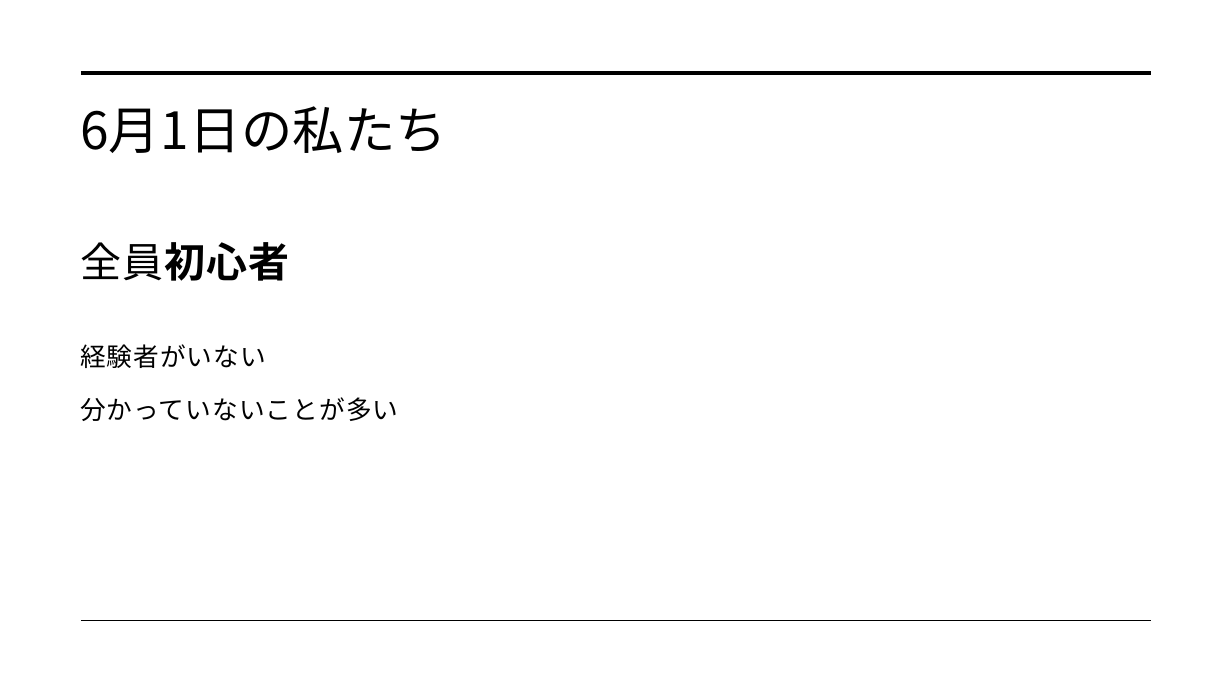
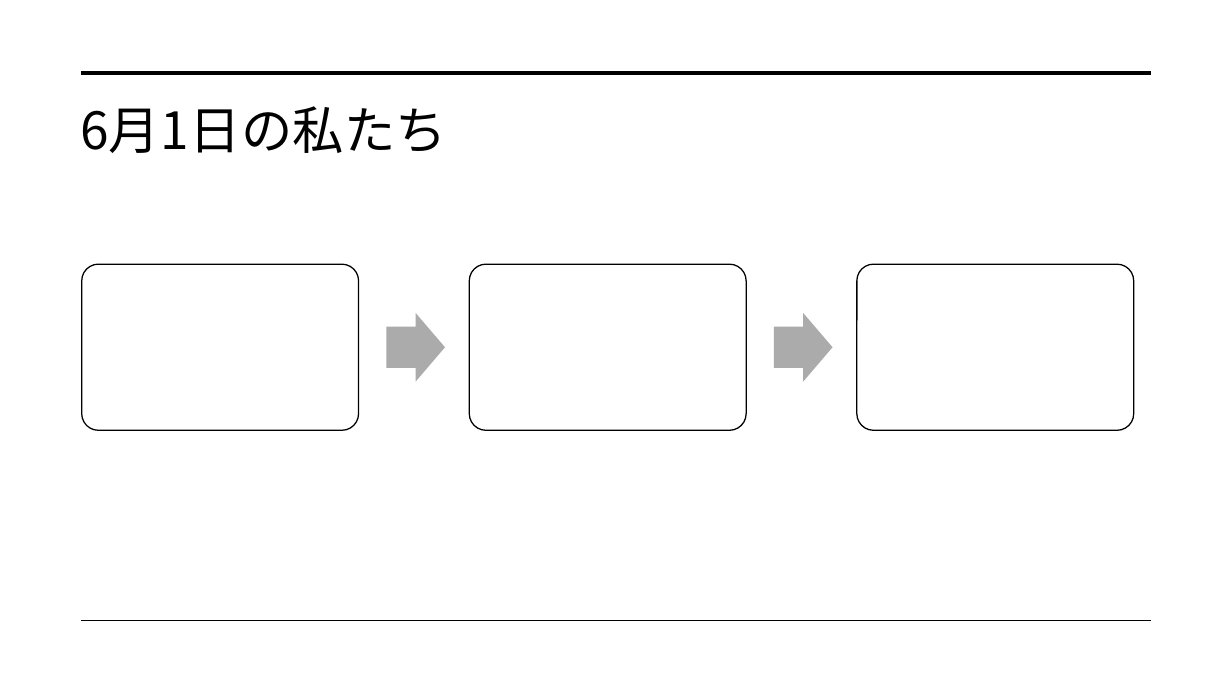
Before and after one commit to dojo2022/C-3, a slide deck: slide 21 of C-3_配布資料/0630_C3_発表資料.pptx (slide 22 before the commit). Drawn at 1232x693 pixels with LibreOffice and Linux fonts; fonts in the diff are those of the drawing. Boxes give left, top, right and bottom in pixels: in the first picture for what was removed or moved away, otherwise in the second. Text is boxed around its words. In the diff, an @@ line names an element or a change of style, - is before the commit and + after.

```diff
--- a/C-3_配布資料/0630_C3_発表資料.pptx
+++ b/C-3_配布資料/0630_C3_発表資料.pptx
@@ text removed at (x1=80, y1=242, x2=398, y2=421) @@
-全員初心者
-経験者がいない
-分かっていないことが多い
@@ group added at (x1=82, y1=264, x2=1134, y2=431): 3 rounded rectangles, 2 right arrows @@
```
Also in this commit, not shown: 1 other slide changed.
